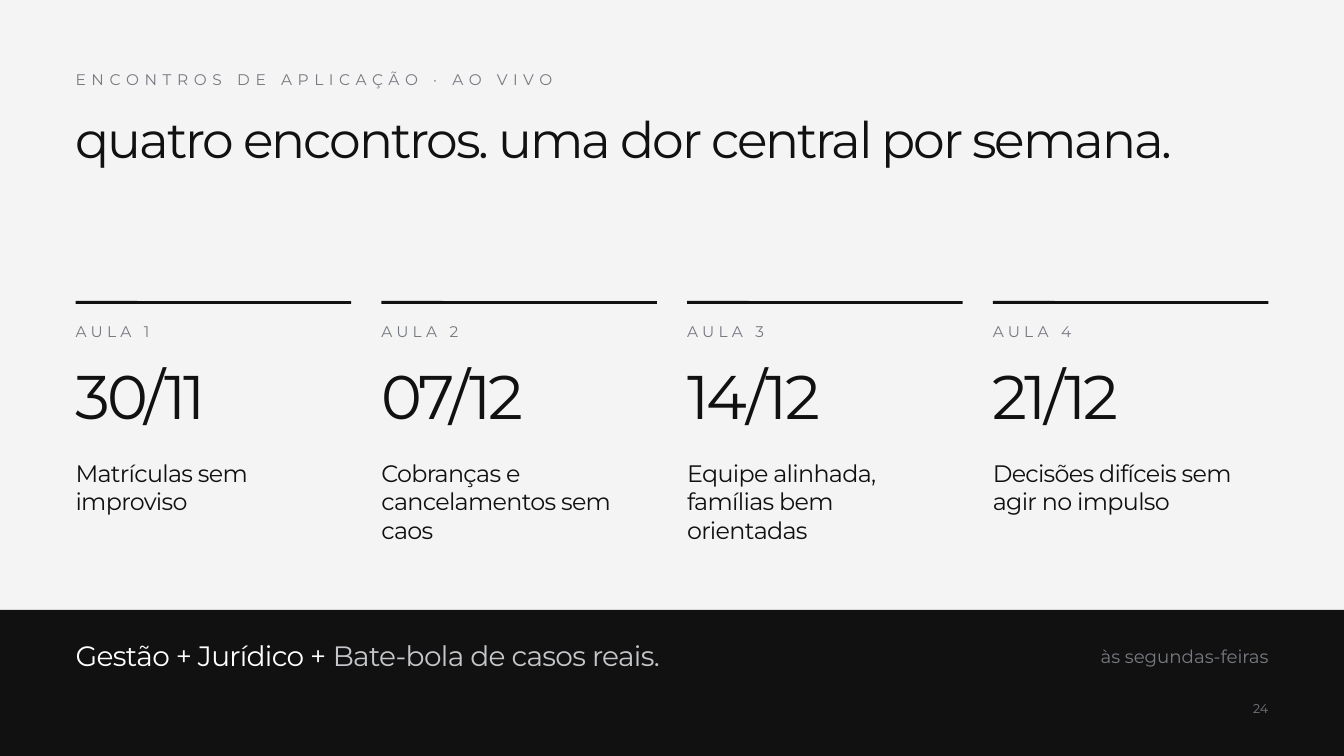
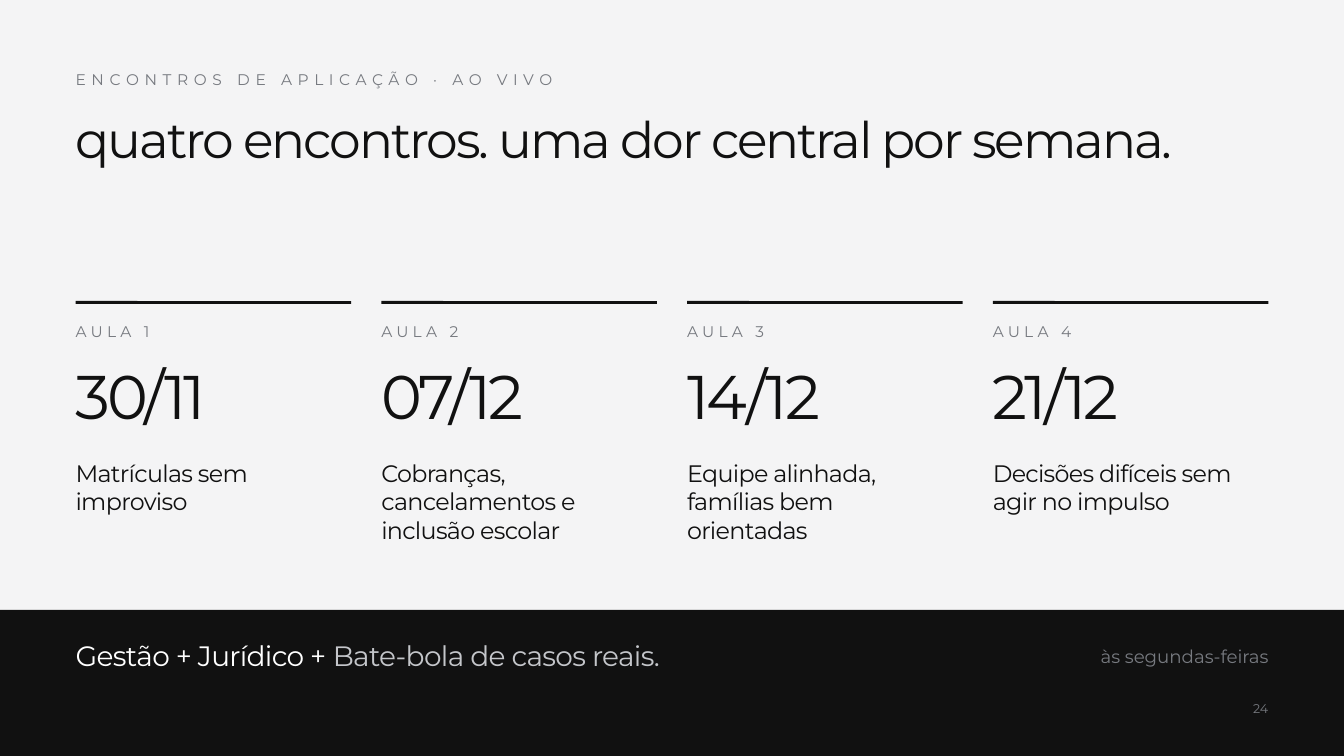
Before and after one commit to eduardadepaulasil-blip/9BEE-7B2F, a slide deck: slide 24 of AULA_OS_7_ERROS_2027.pptx. Drawn at 1344x756 pixels with LibreOffice and Linux fonts; fonts in the diff are those of the drawing. Boxes give left, top, right and bottom in pixels: in the first picture for what was removed or moved away, otherwise in the second. Text is boxed around its words. In the diff, an @@ line names an element or a change of style, - is before the commit and + after.

```diff
--- a/AULA_OS_7_ERROS_2027.pptx
+++ b/AULA_OS_7_ERROS_2027.pptx
@@ text at (381, 464, 575, 539): text changed @@
-Cobranças e cancelamentos sem caos
+Cobranças, cancelamentos e inclusão escolar
```
Also in this commit, not shown: 1 other slide changed, 2 slides added, 2 other files.
